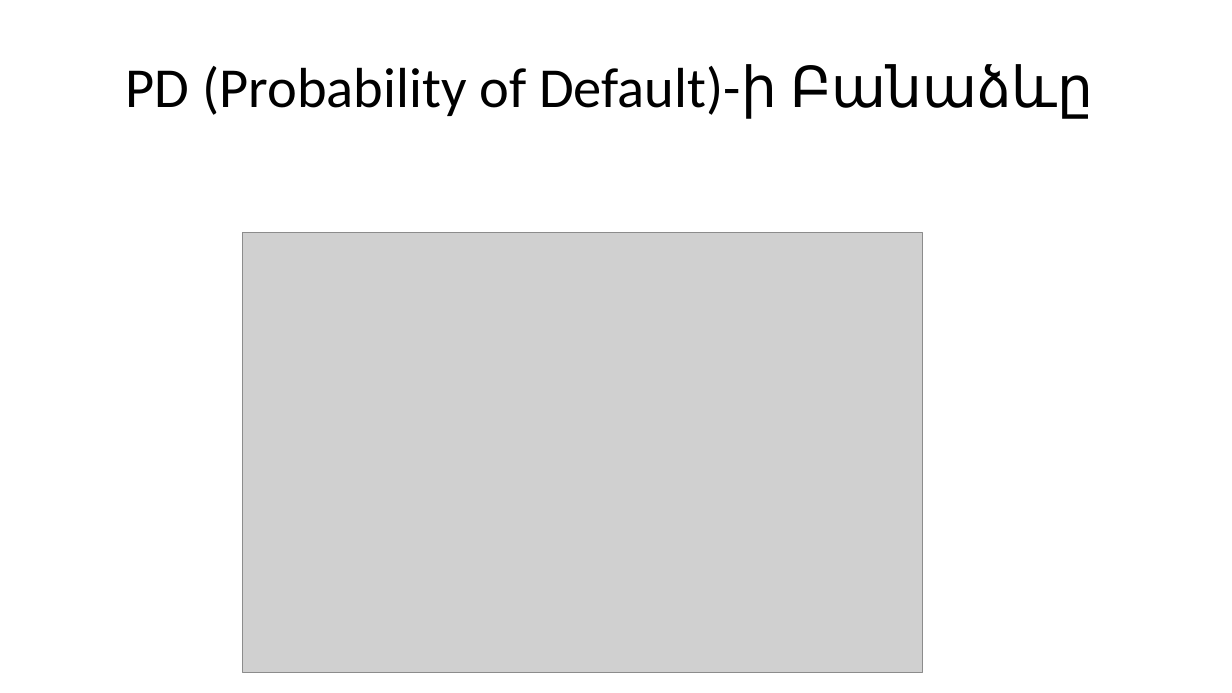
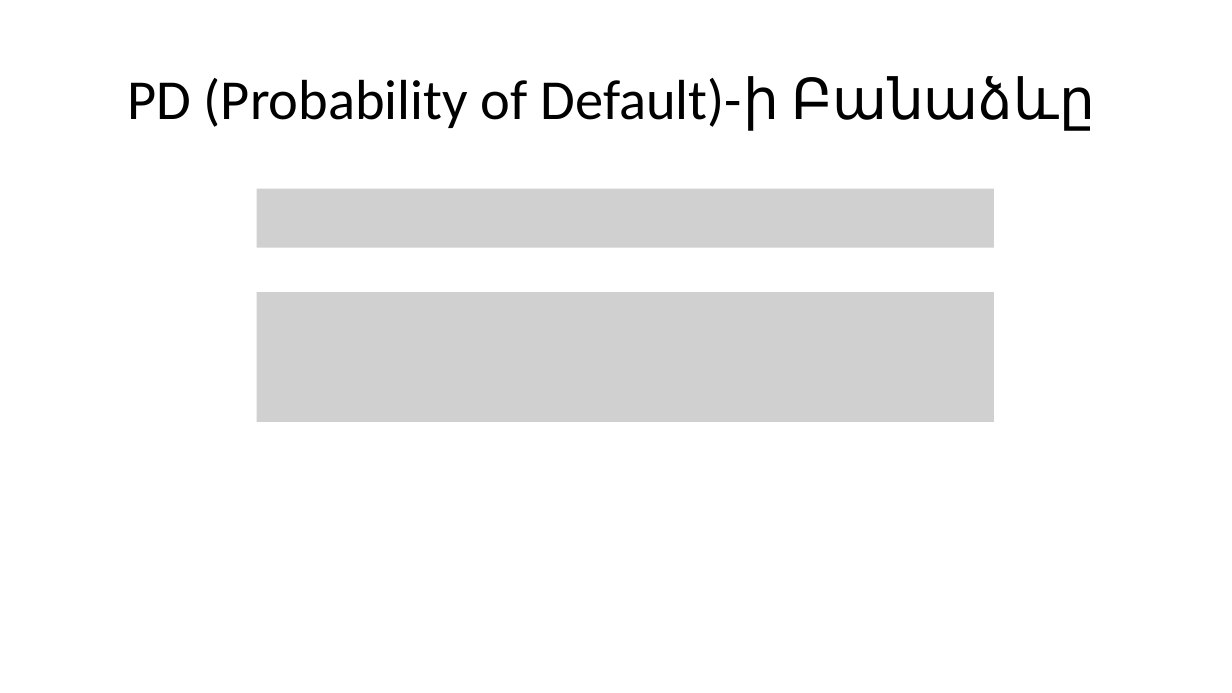
Before and after one commit to HHayk004/Diplomayin, a slide deck: slide 11 of Tokosavorum_2.pptx. Drawn at 1232x693 pixels with LibreOffice and Linux fonts; fonts in the diff are those of the drawing; grey boxes stand for pictures. Boxes give left, top, right and bottom in pixels: in the first picture for what was removed or moved away, otherwise in the second. Text is boxed around its words. In the diff, an @@ line names an element or a change of style, - is before the commit and + after.

```diff
--- a/Tokosavorum_2.pptx
+++ b/Tokosavorum_2.pptx
@@ title "PD (Probability of Default)-ի Բանաձևը": place and size @@
-title "PD (Probability of Default)-ի Բանաձևը" at [126, 64, 1093, 119]
+title "PD (Probability of Default)-ի Բանաձևը" at [127, 76, 1095, 131]
@@ picture added at [257, 189, 994, 248] @@
@@ picture removed at [243, 233, 922, 673] @@
@@ picture added at [257, 292, 994, 422] @@
```
Also in this commit, not shown: 2 other slides changed, 1 slide added, 6 other files.
